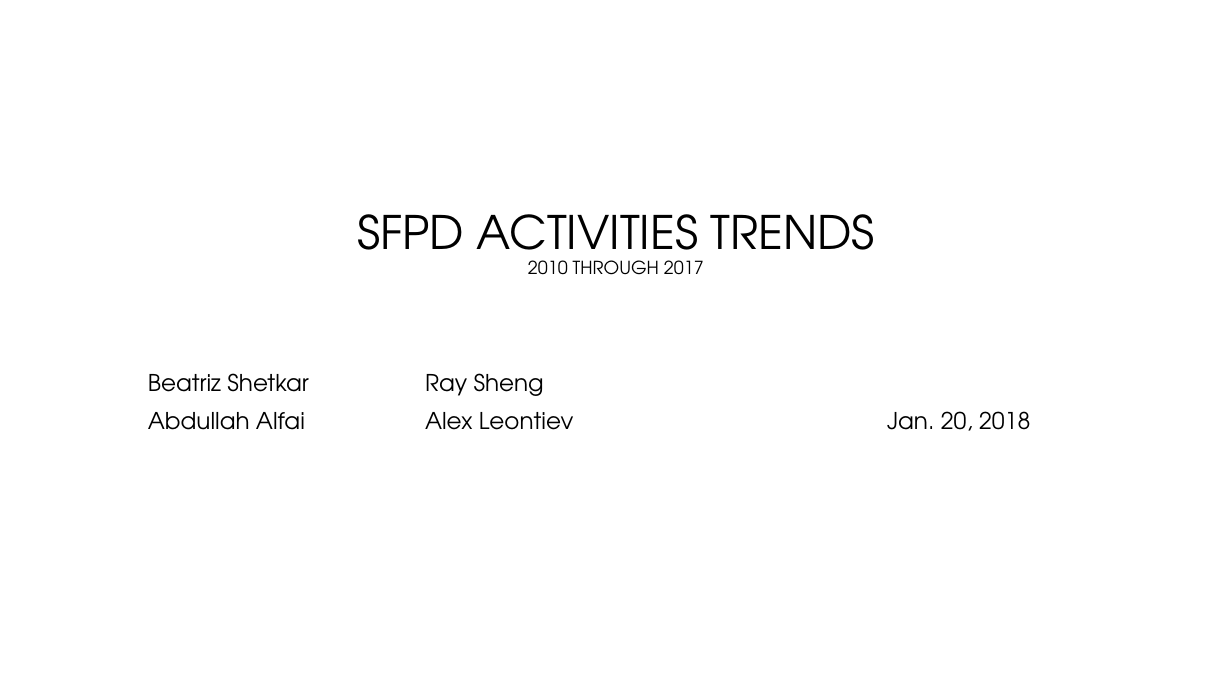
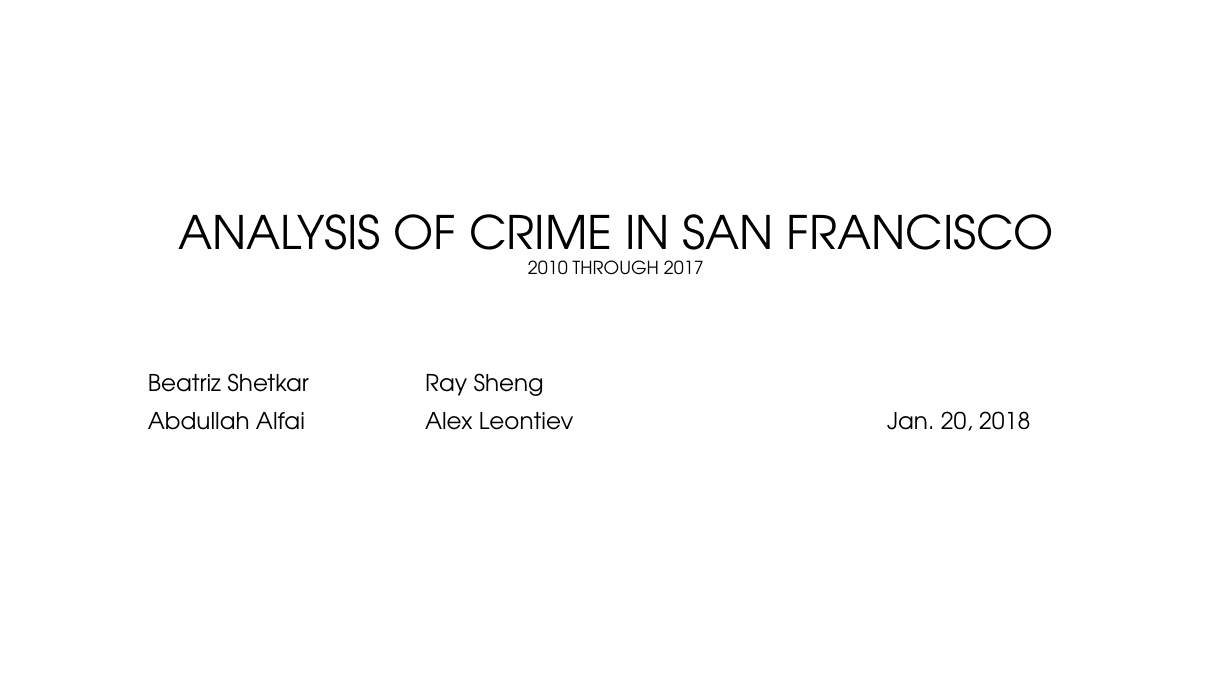
Before and after one commit to rayraysheng/san-francisco-police-incidents-2010-to-2017, a slide deck: slide 1 of Presentation.pptx. Drawn at 1232x693 pixels with LibreOffice and Linux fonts; fonts in the diff are those of the drawing; background and template pictures are left out. Boxes give left, top, right and bottom in pixels: in the first picture for what was removed or moved away, otherwise in the second. Text is boxed around its words. In the diff, an @@ line names an element or a change of style, - is before the commit and + after.

```diff
--- a/Presentation.pptx
+++ b/Presentation.pptx
@@ title at <box>178,214,1054,275</box>: text changed @@
-SFPD ACTIVITIES TRENDS
-2010 THROUGH 2017
+ANALYSIS OF CRIME IN SAN FRANCISCO
+2010 THROUGH 2017
```
Also in this commit, not shown: 4 other slides changed, 13 slides added, 2 slides removed.
